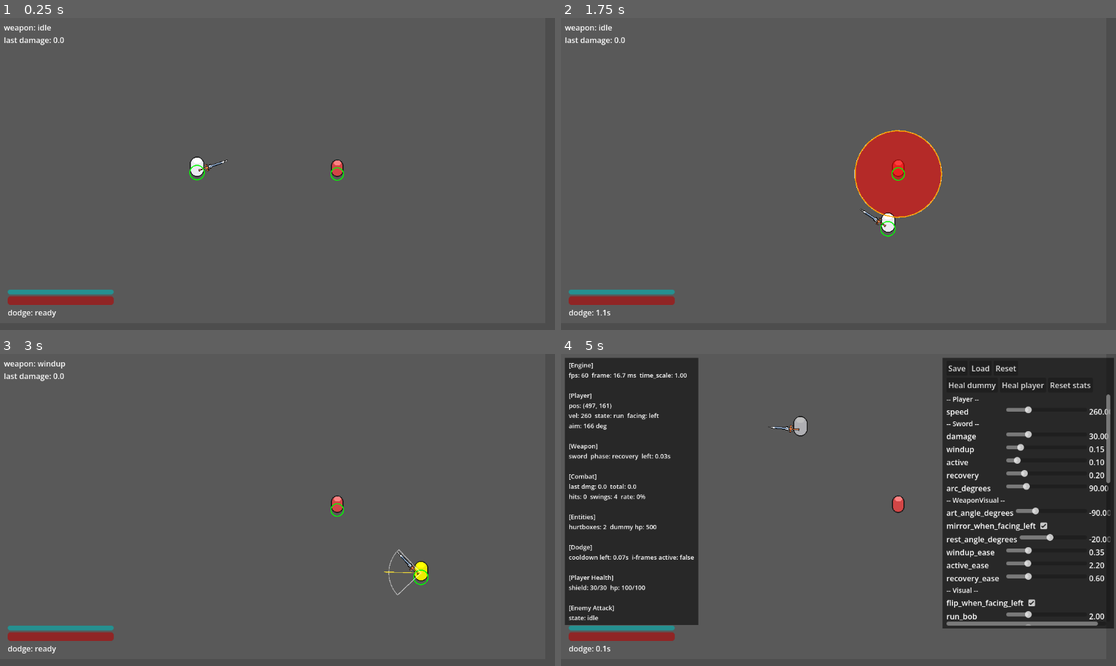
Above: before the commit, frames 1-4 (two rows, left to right).
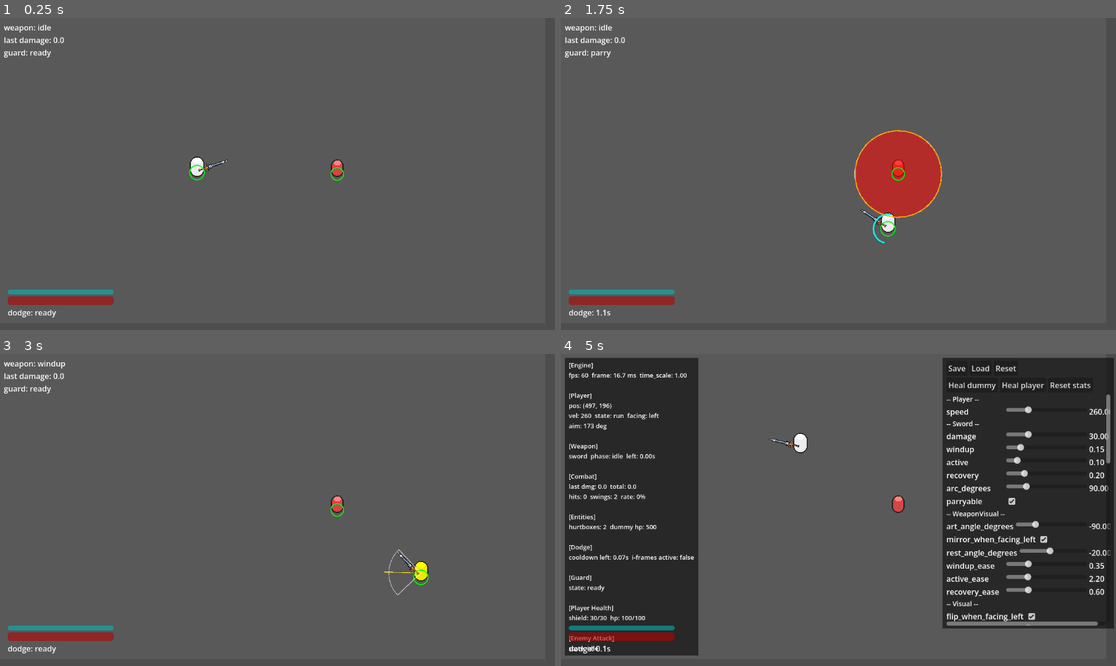
Above: after the commit, the same moments.

Repository: Matcry12/Thiat
Game: Godot game, scene res://scenes/arena.tscn
The game is run twice, just before and just after one commit, with the same random seed, the same clock (stepped at 60 frames per second) and the same inputs.
Inputs (mouse positions are in pixels of both pictures, inside the frame that each line leads up to):
- Up to frame 1 (0.25 s): no input
- Up to frame 2 (1.75 s): tap Enter at 0.5 s; move the mouse to (960, 158) at 0.52 s; hold D (move_right) 0.53-1.28 s; click (960, 158) at 0.6 s; tap Q (dodge) at 0.8, 1.35 s; move the mouse to (727, 189) at 1.27 s; hold S (move_down) from 1.28 s (still down); tap F (parry, bound only after the commit) at 1.55 s
- Up to frame 3 (3 s): move the mouse to (333, 441) at 2.02 s; release S (move_down) at 2.03 s; hold D (move_right) 2.03-2.78 s; tap F (parry, bound only after the commit) at 2.1 s; click (333, 441) at 2.3 s; move the mouse to (249, 572) at 2.77 s; hold W (move_up) from 2.78 s (still down); click (249, 572) at 2.85 s
- Up to frame 4 (5 s): tap Q (dodge) at 3.05, 3.6 s; move the mouse to (1005, 556) at 3.52 s; release W (move_up) at 3.53 s; hold A (move_left) from 3.53 s (still down); tap F (parry, bound only after the commit) at 3.8, 4.35 s; tap F1 (debug_hitboxes) at 4.15 s; move the mouse to (672, 463) at 4.27 s; click (672, 463) at 4.55 s; tap F3 (debug_panel) at 4.9 s

The runs differ from the first frame. In frame 1, less than 0.1% of the frame differs, in the area x 0-10%, y 10-13%; in frame 2, 0.1%; in frame 3, 0.1%; in frame 4, 4.9%, in the area x 0-99%, y 15-97%.

Commit message:
feat(guard): parry on tap F, block on hold F
One key, three answers. Tap F = 0.25s parry window: a parryable hit from the
half you face does 0 damage and staggers the attacker 0.8s. Keep holding F
past the window = block: always works, but 30% chip damage, 40% move speed and
no attacking. Release without a hit = 0.5s recovery. A purple (unparryable)
telegraph breaks both, so dodge stays relevant.

- Guard component (never reads Input) owns the state machine and resolve().
- Health.take_damage() grew optional source/parryable and asks a sibling Guard
  for the fraction that gets through; every existing caller still compiles.
- Guard staggers by duck-typing source.stagger() — the RL boss will need no
  interface, only the method.
- GuardVisual is a slot: on_guard_state/on_parry_success/set_aim_angle, nothing
  more. Swapping the drawn arc for a sprite touches zero combat code.
- Attacker gained a STAGGER phase; Telegraph gained the purple pair.
- F1 draws the guard arc, F3 exposes all 6 numbers + live state.

Decision 0013 records this and supersedes 0006's "not a hold-block".
tools/run_tests.sh judges by exit code, not by grepping for "PASS" — two tests
only signal with quit(0/1) and looked red twice because of it.

15/15 tests pass, boot clean.

Co-Authored-By: Claude Opus 5 <noreply@anthropic.com>

Diff:
--- a/project.godot
+++ b/project.godot
@@ -50,6 +50,11 @@
 "events": [Object(InputEventKey,"resource_local_to_scene":false,"resource_name":"","device":-1,"window_id":0,"alt_press …(190 unchanged characters)…
 ]
 }
+parry={
+"deadzone": 0.5,
+"events": [Object(InputEventKey,"resource_local_to_scene":false,"resource_name":"","device":-1,"window_id":0,"alt_pressed":false,"shift_pressed":false,"ctrl_pressed":false,"meta_pressed":false,"pressed":false,"keycode":0,"physical_keycode":70,"key_label":0,"unicode":0,"location":0,"echo":false,"script":null)
+]
+}
 debug_hitboxes={
 "deadzone": 0.5,
 "events": [Object(InputEventKey,"resource_local_to_scene":false,"resource_name":"","device":-1,"window_id":0,"alt_press …(195 unchanged characters)…
--- a/scenes/player.tscn
+++ b/scenes/player.tscn
@@ -12,6 +12,8 @@
 [ext_resource type="Texture2D" uid="uid://jshxlxj775bb" path="res://assets/stock/sword_straight.png" id="10"]
 [ext_resource type="Script" uid="uid://cfhocpi452k6r" path="res://scripts/components/health.gd" id="11"]
 [ext_resource type="Script" uid="uid://cu3cx00235xph" path="res://scripts/components/dodge.gd" id="12"]
+[ext_resource type="Script" path="res://scripts/components/guard.gd" id="13"]
+[ext_resource type="Script" path="res://scripts/visual/guard_visual.gd" id="14"]
 
 [sub_resource type="CircleShape2D" id="BodyShape"]
 radius = 11.0
@@ -95,3 +97,11 @@
 body_path = NodePath("..")
 health_path = NodePath("../Health")
 weapon_holder_path = NodePath("../WeaponHolder")
+
+[node name="Guard" type="Node" parent="."]
+script = ExtResource("13")
+weapon_holder_path = NodePath("../WeaponHolder")
+body_path = NodePath("..")
+
+[node name="GuardVisual" type="Node2D" parent="."]
+script = ExtResource("14")
--- a/scripts/components/attacker.gd
+++ b/scripts/components/attacker.gd
@@ -8,13 +8,14 @@
 
 signal state_changed(state: String)
 
-enum Phase { IDLE, TELEGRAPH, STRIKE, COOLDOWN }
+enum Phase { IDLE, TELEGRAPH, STRIKE, COOLDOWN, STAGGER }
 
 @export var attack_range := 90.0
 @export var telegraph_time := 0.9
 @export var strike_time := 0.15
 @export var attack_cooldown := 1.8
 @export var attack_damage := 25.0
+@export var parryable := true
 
 @export var target_path: NodePath
 @export var hitbox_path: NodePath
@@ -28,6 +29,7 @@
 var _origin: Node2D
 var _weapon: WeaponData
 var _phase_time := 0.0
+var _stagger_duration := 0.0
 
 func _ready() -> void:
 	_origin = get_parent() as Node2D
@@ -50,13 +52,14 @@
 func _physics_process(delta: float) -> void:
 	if _weapon:
 		_weapon.damage = attack_damage  ## live-tunable from the F3 panel
+		_weapon.parryable = parryable
 	match phase:
 		Phase.IDLE:
 			if _in_range():
 				_set_phase(Phase.TELEGRAPH)
-		Phase.TELEGRAPH, Phase.STRIKE, Phase.COOLDOWN:
+		Phase.TELEGRAPH, Phase.STRIKE, Phase.COOLDOWN, Phase.STAGGER:
 			_phase_time += delta
-			var duration := telegraph_time if phase == Phase.TELEGRAPH else (strike_time if phase == Phase.STRIKE else attack_cooldown)
+			var duration := _duration_for(phase)
 			if _phase_time >= duration:
 				_advance()
 
@@ -65,11 +68,30 @@
 		return false
 	return _origin.global_position.distance_to(_target.global_position) <= attack_range
 
+func _duration_for(p: Phase) -> float:
+	match p:
+		Phase.TELEGRAPH: return telegraph_time
+		Phase.STRIKE: return strike_time
+		Phase.COOLDOWN: return attack_cooldown
+		Phase.STAGGER: return _stagger_duration
+		_: return 0.0
+
 func _advance() -> void:
 	match phase:
 		Phase.TELEGRAPH: _set_phase(Phase.STRIKE)
 		Phase.STRIKE: _set_phase(Phase.COOLDOWN)
 		Phase.COOLDOWN: _set_phase(Phase.IDLE)
+		Phase.STAGGER: _set_phase(Phase.IDLE)
+
+## Cancels the current strike and holds in STAGGER for `duration` — called by
+## Guard.resolve() (duck-typed as `source.stagger()`) on a successful parry.
+func stagger(duration: float) -> void:
+	if _hitbox:
+		_hitbox.end_swing()
+	if _telegraph:
+		_telegraph.hide_now()
+	_stagger_duration = duration
+	_set_phase(Phase.STAGGER)
 
 func _set_phase(new_phase: Phase) -> void:
 	phase = new_phase
@@ -77,7 +99,7 @@
 	match new_phase:
 		Phase.TELEGRAPH:
 			if _telegraph:
-				_telegraph.show_for(telegraph_time)
+				_telegraph.show_for(telegraph_time, parryable)
 		Phase.STRIKE:
 			if _hitbox:
 				_hitbox.start_swing()
--- /dev/null
+++ b/scripts/components/guard.gd
@@ -0,0 +1,109 @@
+extends Node
+class_name Guard
+## Parry/block on one key (F), slice 3. A component like dodge.gd — never
+## reads Input; the owner calls try_guard()/release() and writes aim_direction
+## every frame. resolve() is where damage gets decided: parry negates and
+## staggers, block chips, a miss or an unparryable attack goes through full.
+
+signal state_changed(state: String)   # "ready" / "parry" / "block" / "recover"
+signal parried(source: Node)
+signal blocked(amount: float)
+
+@export var parry_window := 0.25
+@export var parry_arc_degrees := 180.0
+@export var block_chip := 0.3
+@export var block_move_scale := 0.4
+@export var stagger_time := 0.8
+@export var miss_recovery := 0.5
+@export var weapon_holder_path: NodePath
+@export var body_path: NodePath          # to read global_position for the arc test
+
+enum State { READY, PARRY, BLOCK, RECOVER }
+var state: State = State.READY
+var aim_direction := Vector2.RIGHT       # written by the owner every frame
+
+var _weapon_holder: WeaponHolder
+var _body: Node2D
+var _held := false
+var _timer := 0.0
+
+func _ready() -> void:
+	_weapon_holder = get_node_or_null(weapon_holder_path) as WeaponHolder
+	_body = get_node_or_null(body_path) as Node2D
+
+## Owner calls this on F press. Opens the PARRY window; cancels an in-progress
+## swing the same way Dodge does. No-op (returns false) during RECOVER.
+func try_guard() -> bool:
+	if state == State.RECOVER:
+		return false
+	_held = true
+	if _weapon_holder:
+		_weapon_holder.cancel()
+	state = State.PARRY
+	_timer = parry_window
+	state_changed.emit("parry")
+	return true
+
+## Owner calls this on F release. Drops BLOCK straight to READY; during PARRY
+## the release is only noted, the window still has to run out.
+func release() -> void:
+	_held = false
+	if state == State.BLOCK:
+		state = State.READY
+		_timer = 0.0
+		state_changed.emit("ready")
+
+func move_scale() -> float:
+	return block_move_scale if state == State.BLOCK else 1.0
+
+func can_attack() -> bool:
+	return state == State.READY
+
+func is_guarding() -> bool:
+	return state == State.PARRY or state == State.BLOCK
+
+## Returns the FRACTION of damage that gets through (1.0 / block_chip / 0.0).
+func resolve(raw_damage: float, source: Node, parryable: bool) -> float:
+	match state:
+		State.PARRY:
+			if parryable and _within_arc(source):
+				parried.emit(source)
+				if source != null and source.has_method("stagger"):
+					source.stagger(stagger_time)
+				return 0.0
+			return 1.0
+		State.BLOCK:
+			if parryable and _within_arc(source):
+				blocked.emit(raw_damage * block_chip)
+				return block_chip
+			return 1.0
+		_:
+			return 1.0
+
+func _within_arc(source: Node) -> bool:
+	if source == null or _body == null or not (source is Node2D):
+		return false
+	var to_source: Vector2 = (source as Node2D).global_position - _body.global_position
+	if to_source == Vector2.ZERO:
+		return true
+	# A signed angle_to() without absf() lets everything BEHIND the player
+	# through — see .claude/memory/godot-gotchas.md.
+	return absf(aim_direction.angle_to(to_source.normalized())) <= deg_to_rad(parry_arc_degrees) * 0.5
+
+func _physics_process(delta: float) -> void:
+	match state:
+		State.PARRY:
+			_timer -= delta
+			if _timer <= 0.0:
+				if _held:
+					state = State.BLOCK
+					state_changed.emit("block")
+				else:
+					state = State.RECOVER
+					_timer = miss_recovery
+					state_changed.emit("recover")
+		State.RECOVER:
+			_timer -= delta
+			if _timer <= 0.0:
+				state = State.READY
+				state_changed.emit("ready")
--- a/scripts/components/health.gd
+++ b/scripts/components/health.gd
@@ -24,10 +24,12 @@
 var invulnerable := false
 
 var _time_since_hit := 0.0
+var _guard: Guard
 
 func _ready() -> void:
 	hp = max_hp
 	shield = shield_max
+	_guard = get_parent().get_node_or_null("Guard") as Guard
 
 func _physics_process(delta: float) -> void:
 	if shield >= shield_max:
@@ -37,10 +39,18 @@
 		shield = minf(shield_max, shield + shield_regen_rate * delta)
 
 ## Single damage entry point (rule: no direct hp -= anywhere else).
-func take_damage(raw_damage: float) -> void:
+## `source`/`parryable` feed an optional sibling Guard (slice 3): a parry
+## negates the hit entirely, a block chips it, both duck-type a `stagger()`
+## call onto `source` on a successful parry.
+func take_damage(raw_damage: float, source: Node = null, parryable := true) -> void:
 	if invulnerable:
 		dodged.emit()
 		return
+	if _guard:
+		var through: float = _guard.resolve(raw_damage, source, parryable)
+		if through <= 0.0:
+			return
+		raw_damage *= through
 	_time_since_hit = 0.0
 	var remaining: float = maxf(1.0, raw_damage - armor * 0.5)
 	if shield > 0.0:
--- a/scripts/components/hitbox.gd
+++ b/scripts/components/hitbox.gd
@@ -58,4 +58,4 @@
 	_hit_this_swing.append(target)
 	var health := hurtbox.get_health()
 	if health:
-		health.take_damage(weapon.damage)
+		health.take_damage(weapon.damage, owner, weapon.parryable)
--- a/scripts/debug/tuning_panel.gd
+++ b/scripts/debug/tuning_panel.gd
@@ -37,6 +37,8 @@
 var _player_health: Health
 var _dodge: Dodge
 var _attacker: Attacker
+var _guard: Guard
+var _guard_visual: GuardVisual
 
 var _targets: Array = []          # [{"name": String, "object": Object}]
 var _controls: Dictionary = {}    # "Target.prop" -> {obj, prop, control, value_label, is_bool, is_int}
@@ -64,6 +66,8 @@
 	_player_health = _player.get_node("Health")
 	_dodge = _player.get_node("Dodge")
 	_attacker = _dummy.get_node("Attacker")
+	_guard = _player.get_node("Guard")
+	_guard_visual = _player.get_node("GuardVisual")
 
 	_weapon_holder.state_changed.connect(_on_weapon_state_changed)
 	_dummy_health.damaged.connect(_on_dummy_damaged)
@@ -74,6 +78,8 @@
 		{"name": "WeaponVisual", "object": _player.get_node("WeaponVisual")},
 		{"name": "Visual", "object": _player.visual},
 		{"name": "Dodge", "object": _dodge},
+		{"name": "Guard", "object": _guard},
+		{"name": "GuardVisual", "object": _guard_visual},
 		{"name": "Player Health", "object": _player_health},
 		{"name": "Dummy Health", "object": _dummy_health},
 		{"name": "Attacker", "object": _attacker},
@@ -146,6 +152,9 @@
 		"",
 		"[Dodge]",
 		"cooldown left: %.2fs  i-frames active: %s" % [_dodge.cooldown_remaining(), _dodge.iframes_active()],
+		"",
+		"[Guard]",
+		"state: %s" % Guard.State.keys()[_guard.state].to_lower(),
 		"",
 		"[Player Health]",
 		"shield: %.0f/%.0f  hp: %.0f/%.0f" % [_player_health.shield, _player_health.shield_max, _player_health.hp, _player_health.max_hp],
--- a/scripts/debug_overlay.gd
+++ b/scripts/debug_overlay.gd
@@ -17,6 +17,9 @@
 func _ready() -> void:
 	_draw_layer.draw.connect(_on_draw)
 	(_player.get_node("WeaponHolder") as WeaponHolder).state_changed.connect(_on_weapon_state_changed)
+	var guard: Guard = _player.get_node_or_null("Guard")
+	if guard:
+		guard.state_changed.connect(func(_s: String): _update_label())
 	# Every hurtbox in the scene, not one hardcoded dummy.
 	for hurtbox in get_tree().get_nodes_in_group("hurtbox"):
 		var health := (hurtbox as Hurtbox).get_health()
@@ -43,7 +46,12 @@
 	_update_label()
 
 func _update_label() -> void:
-	_label.text = "" if not enabled else "weapon: %s\nlast damage: %.1f" % [weapon_state, last_damage]
+	if not enabled:
+		_label.text = ""
+		return
+	var guard: Guard = _player.get_node_or_null("Guard")
+	var guard_state: String = Guard.State.keys()[guard.state].to_lower() if guard else "n/a"
+	_label.text = "weapon: %s\nlast damage: %.1f\nguard: %s" % [weapon_state, last_damage, guard_state]
 
 func _on_draw() -> void:
 	if not enabled:
@@ -76,6 +84,15 @@
 		if body_shape:
 			_draw_ground_circle(_player.global_position, body_shape.radius, Color.BLUE, 3.0)
 
+	# Guard: the parry/block arc, coloured differently for each.
+	var guard: Guard = _player.get_node_or_null("Guard")
+	if guard and guard.is_guarding():
+		var guard_color := Color.CYAN if guard.state == Guard.State.PARRY else Color(0.3, 0.5, 0.6, 1.0)
+		var half := deg_to_rad(guard.parry_arc_degrees) * 0.5
+		var from := guard.aim_direction.angle() - half
+		var to := guard.aim_direction.angle() + half
+		_draw_layer.draw_arc(_player.global_position, 30.0, from, to, 24, guard_color, 3.0)
+
 	# Enemy strike: hitbox red only while STRIKE, telegraph area outlined
 	# while TELEGRAPH (redundant with Telegraph's own border — cheap, and
 	# consistent with the debug overlay drawing every other timing state).
@@ -89,7 +106,8 @@
 				var cs := enemy_hitbox.get_node("CollisionShape2D") as CollisionShape2D
 				var shape := cs.shape as CircleShape2D
 				if shape:
-					_draw_ground_circle(cs.global_position, shape.radius, Color.ORANGE, 2.0)
+					var outline_color := Color.ORANGE if attacker.parryable else Color.PURPLE
+					_draw_ground_circle(cs.global_position, shape.radius, outline_color, 2.0)
 
 func _draw_hurtbox_outline(hurtbox: Hurtbox) -> void:
 	var cs := hurtbox.get_node("CollisionShape2D") as CollisionShape2D
--- a/scripts/dummy.gd
+++ b/scripts/dummy.gd
@@ -3,9 +3,15 @@
 
 @onready var visual: Node2D = $Visual
 @onready var health: Health = $Health
+@onready var attacker: Attacker = $Attacker
 
 func _ready() -> void:
 	health.damaged.connect(_on_damaged)
+
+## Forwards to Attacker: Hitbox passes `owner` (this node) as the damage
+## source, and Guard.resolve() duck-types `stagger()` onto it on a parry.
+func stagger(duration: float) -> void:
+	attacker.stagger(duration)
 
 func _on_damaged(amount: float) -> void:
 	print("dummy took %.1f damage (hp=%.1f)" % [amount, health.hp])
--- a/scripts/fx/telegraph.gd
+++ b/scripts/fx/telegraph.gd
@@ -11,6 +11,9 @@
 
 @export var color_start := Color(1.0, 0.55, 0.0, 0.35)
 @export var color_end := Color(1.0, 0.0, 0.0, 0.55)
+## Purple pair: "you cannot parry this, dodge it" (unparryable attacks).
+@export var unparryable_color_start := Color(0.55, 0.0, 0.85, 0.35)
+@export var unparryable_color_end := Color(0.35, 0.0, 0.55, 0.55)
 @export var border_color := Color(1.0, 1.0, 1.0, 0.85)
 @export var border_width := 2.0
 
@@ -18,6 +21,7 @@
 var _duration := 0.0
 var _t := 0.0
 var _active := false
+var _parryable := true
 
 func _ready() -> void:
 	visible = false
@@ -26,10 +30,11 @@
 	_shape = shape
 	queue_redraw()
 
-func show_for(duration: float) -> void:
+func show_for(duration: float, parryable := true) -> void:
 	_duration = maxf(duration, 0.001)
 	_t = 0.0
 	_active = true
+	_parryable = parryable
 	visible = true
 	queue_redraw()
 
@@ -50,7 +55,9 @@
 	if _shape == null:
 		return
 	var progress := clampf(_t / _duration, 0.0, 1.0)
-	var fill: Color = color_start.lerp(color_end, progress)
+	var start := color_start if _parryable else unparryable_color_start
+	var end := color_end if _parryable else unparryable_color_end
+	var fill: Color = start.lerp(end, progress)
 	if _shape is CircleShape2D:
 		var r: float = (_shape as CircleShape2D).radius
 		draw_circle(Vector2.ZERO, r, fill)
--- a/scripts/player.gd
+++ b/scripts/player.gd
@@ -13,6 +13,8 @@
 @onready var weapon_holder: WeaponHolder = $WeaponHolder
 @onready var health: Health = $Health
 @onready var dodge: Dodge = $Dodge
+@onready var guard: Guard = $Guard
+@onready var guard_visual: GuardVisual = $GuardVisual
 
 var aim_direction := Vector2.RIGHT
 var _move_state := "idle"
@@ -21,12 +23,17 @@
 func _ready() -> void:
 	weapon_holder.state_changed.connect(_on_weapon_state_changed)
 	weapon_visual.weapon = weapon_holder.weapon
+	guard.state_changed.connect(guard_visual.on_guard_state)
+	guard.parried.connect(func(_source: Node): guard_visual.on_parry_success())
 
 func _physics_process(_delta: float) -> void:
 	var input_dir := Input.get_vector("move_left", "move_right", "move_up", "move_down")
 	_move_dir = input_dir
-	velocity = input_dir * speed
-	move_and_slide()
+	# Dodge drives the body itself while dashing — fighting it over velocity
+	# would double-move the player for a frame.
+	if not dodge.is_dashing():
+		velocity = input_dir * speed * guard.move_scale()
+		move_and_slide()
 
 	var new_move_state := "run" if velocity.length() > 1.0 else "idle"
 	if new_move_state != _move_state:
@@ -40,13 +47,21 @@
 	# 2.5D: the body stays upright, only the aim indicator/weapon turn (decision 0009).
 	visual.set_aim_angle(aim_direction.angle())
 	weapon_visual.set_aim_angle(aim_direction.angle())
+	guard.aim_direction = aim_direction
+	guard_visual.set_aim_angle(aim_direction.angle())
+	guard_visual.parry_arc_degrees = guard.parry_arc_degrees  ## mirrored, never read from Guard by the visual
 
-	if Input.is_action_just_pressed("attack"):
+	if Input.is_action_just_pressed("attack") and guard.can_attack():
 		weapon_holder.try_attack()
 
 	if Input.is_action_just_pressed("dodge"):
 		dodge.try_dodge(_move_dir, aim_direction)
 
+	if Input.is_action_just_pressed("parry"):
+		guard.try_guard()
+	elif Input.is_action_just_released("parry"):
+		guard.release()
+
 func _on_weapon_state_changed(state: String) -> void:
 	visual.set_weapon_state(state)
 	weapon_visual.on_weapon_state(state)
--- /dev/null
+++ b/scripts/visual/guard_visual.gd
@@ -0,0 +1,51 @@
+extends Node2D
+class_name GuardVisual
+## Placeholder art ONLY (CLAUDE.md rule 5: every effect gets a slot). Driven
+## purely by on_guard_state()/on_parry_success()/set_aim_angle() so a real
+## shield sprite can replace this with zero changes to Guard or player.gd.
+## Never reaches into Guard — the owner mirrors parry_arc_degrees onto this
+## node's own export every frame. Flat 2D: no perspective squashing.
+
+@export var radius := 30.0
+@export var thickness := 4.0
+@export var parry_arc_degrees := 180.0
+@export var parry_color := Color(0.4, 0.9, 1.0, 0.9)
+@export var block_color := Color(0.3, 0.5, 0.6, 0.6)
+@export var flash_color := Color(1.0, 1.0, 1.0, 0.9)
+@export var flash_time := 0.25
+
+var _state := "ready"
+var _aim_angle := 0.0
+var _flash_remaining := 0.0
+
+func on_guard_state(state: String) -> void:
+	_state = state
+	queue_redraw()
+
+func on_parry_success() -> void:
+	_flash_remaining = flash_time
+	queue_redraw()
+
+func set_aim_angle(radians: float) -> void:
+	_aim_angle = radians
+	queue_redraw()
+
+func _process(delta: float) -> void:
+	if _flash_remaining > 0.0:
+		_flash_remaining = maxf(0.0, _flash_remaining - delta)
+		queue_redraw()
+
+func _draw() -> void:
+	var half := deg_to_rad(parry_arc_degrees) * 0.5
+	var from := _aim_angle - half
+	var to := _aim_angle + half
+
+	if _state == "parry":
+		draw_arc(Vector2.ZERO, radius, from, to, 32, parry_color, thickness * 0.5)
+	elif _state == "block":
+		draw_arc(Vector2.ZERO, radius, from, to, 32, block_color, thickness)
+
+	if _flash_remaining > 0.0:
+		var c := flash_color
+		c.a *= _flash_remaining / flash_time
+		draw_arc(Vector2.ZERO, radius, from, to, 32, c, thickness * 1.5)
--- a/scripts/weapons/weapon_data.gd
+++ b/scripts/weapons/weapon_data.gd
@@ -14,3 +14,5 @@
 ## Reach is not a number here — it is whatever the hitbox shape reaches.
 @export var arc_degrees := 90.0
 @export var color := Color.WHITE
+## False = unparryable (purple telegraph) — cannot be parried or blocked.
+@export var parryable := true
--- /dev/null
+++ b/tests/test_block_chips.gd
@@ -0,0 +1,47 @@
+extends SceneTree
+# Block: once the parry window runs out while F is still held, a parryable
+# hit from the front only chips through block_chip x the unguarded amount.
+func _init():
+	var arena = load("res://scenes/arena.tscn").instantiate()
+	root.add_child(arena)
+	await process_frame
+
+	var player = arena.get_node("Player")
+	var dummy = arena.get_node("Dummy")
+	player.set_physics_process(false)
+
+	var guard: Guard = player.get_node("Guard")
+	var health: Health = player.get_node("Health")
+	# Zero out armor/shield so the hp delta IS the post-guard damage, with no
+	# other formula terms muddying the comparison.
+	health.armor = 0.0
+	health.shield = 0.0
+	health.shield_max = 0.0
+
+	guard.aim_direction = Vector2.RIGHT   # dummy sits to the right of the player
+
+	guard.try_guard()
+	var window_steps := int(ceil(guard.parry_window * 60.0)) + 2
+	for i in window_steps:
+		await physics_frame
+	var in_block: bool = guard.state == Guard.State.BLOCK
+	print("guard reached BLOCK after the window: ", in_block)
+
+	var raw := 50.0
+	var hp_before_blocked: float = health.hp
+	health.take_damage(raw, dummy, true)
+	var blocked_taken: float = hp_before_blocked - health.hp
+
+	# Control: the same hit, no guard in the way.
+	var hp_before_control: float = health.hp
+	guard.state = Guard.State.READY
+	health.take_damage(raw, dummy, true)
+	var unguarded_taken: float = hp_before_control - health.hp
+
+	var expected := unguarded_taken * guard.block_chip
+	var close_enough: bool = absf(blocked_taken - expected) < 0.01
+	print("blocked %.2f, unguarded %.2f, expected %.2f -> match: %s" % [blocked_taken, unguarded_taken, expected, close_enough])
+
+	var ok: bool = in_block and close_enough
+	print("PASS" if ok else "FAIL")
+	quit(0 if ok else 1)
--- /dev/null
+++ b/tests/test_parry_arc.gd
@@ -0,0 +1,31 @@
+extends SceneTree
+# Regression guard for the signed-angle bug (godot-gotchas.md): a hit from
+# directly BEHIND the player must NOT be parryable even with the window open,
+# or an absf()-less arc check would silently let it through.
+func _init():
+	var arena = load("res://scenes/arena.tscn").instantiate()
+	root.add_child(arena)
+	await process_frame
+
+	var player = arena.get_node("Player")
+	var dummy = arena.get_node("Dummy")
+	player.set_physics_process(false)
+
+	var guard: Guard = player.get_node("Guard")
+	var health: Health = player.get_node("Health")
+	health.armor = 0.0
+	health.shield = 0.0
+	health.shield_max = 0.0
+
+	guard.parry_arc_degrees = 90.0
+	guard.aim_direction = Vector2.LEFT   # dummy sits to the right -> attack comes from behind
+
+	guard.try_guard()
+	var hp_before: float = health.hp
+	health.take_damage(50.0, dummy, true)
+	var taken: float = hp_before - health.hp
+	var took_full: bool = taken >= 49.9
+
+	print("damage taken from behind while parrying: %.2f (want ~50)" % taken)
+	print("PASS" if took_full else "FAIL")
+	quit(0 if took_full else 1)
--- /dev/null
+++ b/tests/test_parry_negates.gd
@@ -0,0 +1,35 @@
+extends SceneTree
+# Parry: a parryable hit from the front while the PARRY window is open does
+# zero damage and staggers the attacker (Guard.resolve() duck-types
+# stagger() onto the hit's source, forwarded by dummy.gd -> Attacker).
+func _init():
+	var arena = load("res://scenes/arena.tscn").instantiate()
+	root.add_child(arena)
+	await process_frame
+
+	var player = arena.get_node("Player")
+	var dummy = arena.get_node("Dummy")
+	player.set_physics_process(false)   # headless mouse would re-aim every frame
+
+	var guard: Guard = player.get_node("Guard")
+	var health: Health = player.get_node("Health")
+	var attacker: Attacker = dummy.get_node("Attacker")
+
+	guard.aim_direction = Vector2.RIGHT   # dummy sits to the right of the player
+
+	var opened: bool = guard.try_guard()
+	print("parry window opens: ", opened)
+
+	var hp_before: float = health.hp
+	var shield_before: float = health.shield
+	health.take_damage(50.0, dummy, true)
+
+	var hp_unchanged: bool = health.hp == hp_before and health.shield == shield_before
+	print("hp unchanged after parried hit: ", hp_unchanged)
+
+	var staggered: bool = attacker.phase == Attacker.Phase.STAGGER
+	print("attacker staggered: ", staggered)
+
+	var ok: bool = opened and hp_unchanged and staggered
+	print("PASS" if ok else "FAIL")
+	quit(0 if ok else 1)
--- /dev/null
+++ b/tests/test_unparryable_breaks_guard.gd
@@ -0,0 +1,46 @@
+extends SceneTree
+# An unparryable (purple) attack goes through full damage whether the player
+# is PARRYing or BLOCKing -- it breaks guard entirely, by design.
+func _init():
+	var arena = load("res://scenes/arena.tscn").instantiate()
+	root.add_child(arena)
+	await process_frame
+
+	var player = arena.get_node("Player")
+	var dummy = arena.get_node("Dummy")
+	player.set_physics_process(false)
+
+	var guard: Guard = player.get_node("Guard")
+	var health: Health = player.get_node("Health")
+	health.armor = 0.0
+	health.shield = 0.0
+	health.shield_max = 0.0
+
+	guard.aim_direction = Vector2.RIGHT   # dummy sits to the right of the player
+
+	# --- PARRY open, unparryable attack ---
+	guard.try_guard()
+	var hp_before_parry: float = health.hp
+	health.take_damage(40.0, dummy, false)
+	var taken_parry: float = hp_before_parry - health.hp
+	var full_during_parry: bool = taken_parry >= 39.9
+	print("damage during PARRY vs unparryable: %.2f (want ~40)" % taken_parry)
+
+	health.hp = health.max_hp   # reset for a clean second measurement
+
+	# --- keep holding F until it becomes BLOCK, unparryable attack again ---
+	var window_steps := int(ceil(guard.parry_window * 60.0)) + 2
+	for i in window_steps:
+		await physics_frame
+	var in_block: bool = guard.state == Guard.State.BLOCK
+	print("reached BLOCK: ", in_block)
+
+	var hp_before_block: float = health.hp
+	health.take_damage(40.0, dummy, false)
+	var taken_block: float = hp_before_block - health.hp
+	var full_during_block: bool = taken_block >= 39.9
+	print("damage during BLOCK vs unparryable: %.2f (want ~40)" % taken_block)
+
+	var ok: bool = full_during_parry and in_block and full_during_block
+	print("PASS" if ok else "FAIL")
+	quit(0 if ok else 1)
Not shown, added: scripts/components/guard.gd.uid
Not shown, added: scripts/visual/guard_visual.gd.uid
Not shown, changed: .claude/memory/preferences.md
Not shown, changed: docs/decision/0006-controls-and-parry.md
Not shown, added: docs/decision/0013-parry-and-block-on-one-key.md
Not shown, changed: docs/wiki/design-pillars.md
Not shown, added: tools/run_tests.sh
